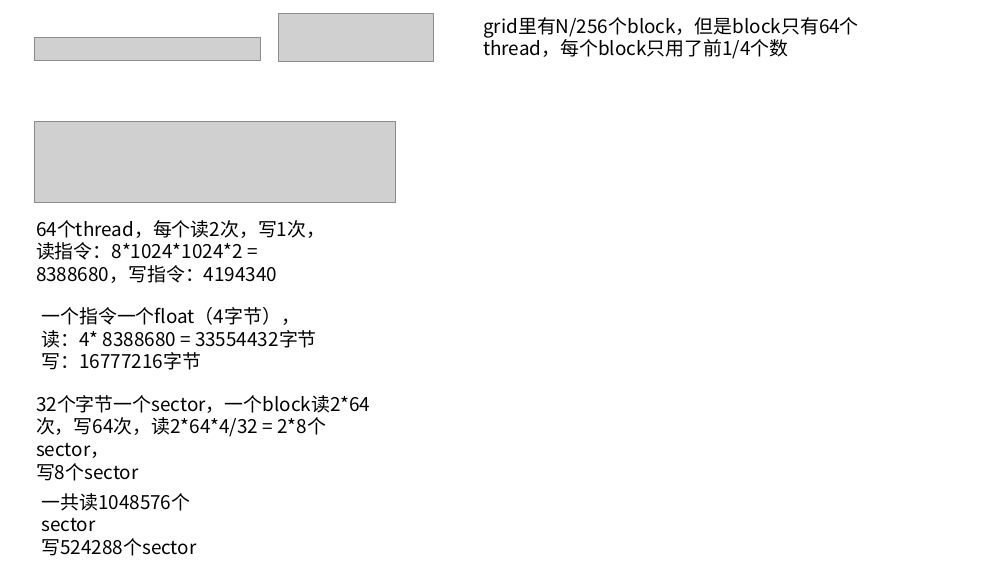
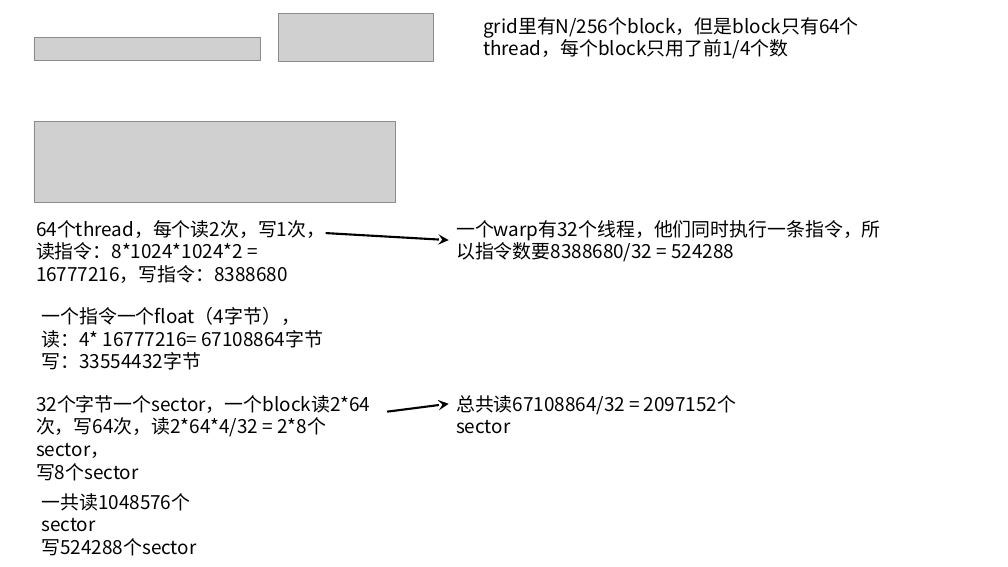
Before and after one commit to jiewcc/universe_best_cuda_practice, a slide deck: slide 1 of learn/新建 Microsoft PowerPoint 演示文稿.pptx. Drawn at 1008x567 pixels with LibreOffice and Linux fonts; fonts in the diff are those of the drawing; grey boxes stand for pictures. Boxes give left, top, right and bottom in pixels: in the first picture for what was removed or moved away, otherwise in the second. Text is boxed around its words. In the diff, an @@ line names an element or a change of style, - is before the commit and + after.

```diff
--- a/learn/新建 Microsoft PowerPoint 演示文稿.pptx
+++ b/learn/新建 Microsoft PowerPoint 演示文稿.pptx
@@ arrow added from (326, 233) to (449, 240), #000000 2 pt @@
@@ text added at [456, 220, 881, 262], 18 pt, text #000000 @@
+一个warp有32个线程，他们同时执行一条指令，所以指令数要8388680/32 = 524288
@@ text at [36, 242, 288, 283]: text changed @@
-读指令：8*1024*1024*2 = 8388680，写指令：4194340
+读指令：8*1024*1024*2 = 16777216，写指令：8388680
@@ text at [41, 330, 323, 370]: text changed @@
-读：4* 8388680 = 33554432字节
-写：16777216字节
+读：4* 16777216= 67108864字节
+写：33554432字节
@@ arrow added from (387, 412) to (449, 404), #000000 2 pt @@
@@ text added at [456, 395, 625, 415], 18 pt, text #000000 @@
+总共读67108864/32 = 2097152个sector
```
Also in this commit, not shown: 2 slides added, 1 slide removed, 1 other file.
